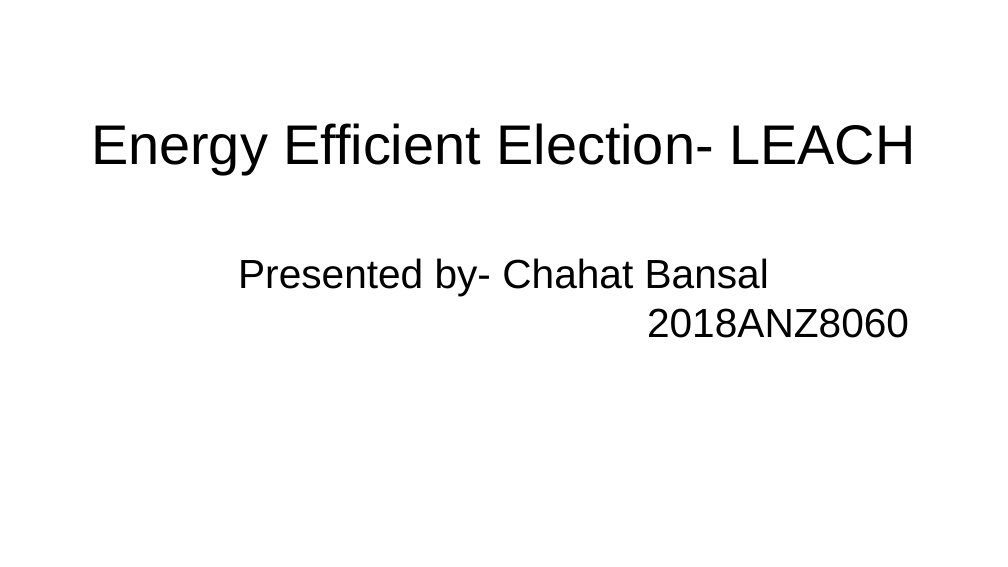
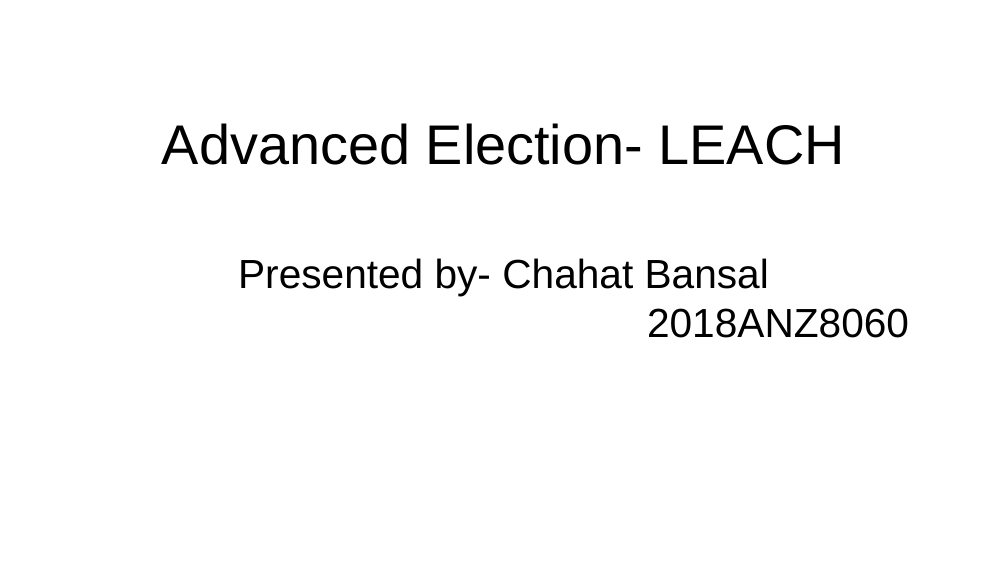
Before and after one commit to ChahatBansal8060/COL768_project, a slide deck: slide 1 of WSN_Presentation1.odp. Drawn at 1008x567 pixels with LibreOffice and Linux fonts; fonts in the diff are those of the drawing. Boxes give left, top, right and bottom in pixels: in the first picture for what was removed or moved away, otherwise in the second. Text is boxed around its words. In the diff, an @@ line names an element or a change of style, - is before the commit and + after.

```diff
--- a/WSN_Presentation1.odp
+++ b/WSN_Presentation1.odp
@@ title at bbox=[162, 123, 845, 165]: text changed @@
-Energy Efficient Election- LEACH
+Advanced Election- LEACH
```
Also in this commit, not shown: 7 slides added, 3 other files.
